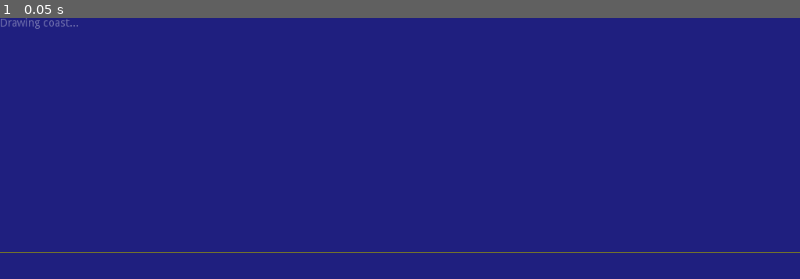
Above: before the commit, frame 1.
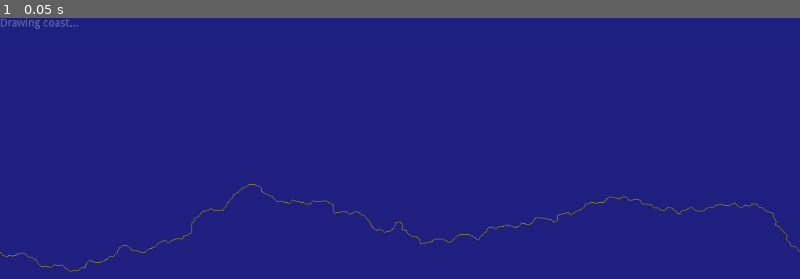
Above: after the commit, the same moment.

Repository: MichaelReel/2DMapGen_2023
Game: Godot game, scene res://PixelDrawn/CoastLine.tscn
Two runs of this game, one before a commit and one after it. Both use one fixed random seed, a clock stepped at 60 frames per second and the inputs below. This scene is started directly instead of the project's main scene.
Inputs:
- Up to frame 1 (0.05 s): no input

The runs differ from the first frame. In frame 1, 0.9% of the frame differs, in the area x 0-100%, y 63-98%.

Commit message:
Primitive coast line can now be drawn

Diff:
--- a/PixelDrawn/CoastLine.gd
+++ b/PixelDrawn/CoastLine.gd
@@ -20,7 +20,7 @@
 	func status_text() -> String:
 		return ""
 
-	func update_data_tick(_return_by: float) -> void:
+	func update_data_tick(_return_after: float) -> void:
 		pass
 
 	func update_complete() -> bool:
@@ -76,6 +76,8 @@
 	var _color: Color
 	var _rng: RandomNumberGenerator
 	var _complete: bool
+	var _segment_length: float
+	var _spread: float
 
 	func _init(screen_size: Vector2, color: Color, rng_seed: int) -> void:
 		_coast_points = PoolVector2Array([
@@ -85,6 +87,8 @@
 		_color = color
 		_rng = RandomNumberGenerator.new()
 		_rng.seed = rng_seed
+		_segment_length = 7.0
+		_spread = 0.5
 
 	func status_text() -> String:
 		return "Drawing coast..."
@@ -95,11 +99,25 @@
 		image.unlock()
 		.update_image(image)
 
+	func update_data_tick(return_after: float) -> void:
+		while OS.get_ticks_msec() < return_after and not _complete:
+			var new_coast_points := split_long_path_segments(_coast_points, _segment_length, _rng, _spread)
+			if len(new_coast_points) > len(_coast_points):
+				_coast_points = new_coast_points
+			else:
+				_complete = true
+
+	func update_complete() -> bool:
+		return _complete
+
 	func _draw_coast_segments_on_image(image: Image, color: Color) -> void:
 		for i in range(len(_coast_points) - 1):
 			var a = _coast_points[i]
 			var b = _coast_points[i + 1]
 			draw_line_on_image(image, a, b, color)
+
+	func get_coast_points() -> PoolVector2Array:
+		return _coast_points
 
 
 func _ready() -> void:
@@ -122,8 +140,8 @@
 	# Play the current stage ontop of the previous image
 	var current_stage: Stage = stages[stage_pos]
 	status_label.bbcode_text = current_stage.status_text()
-	var return_by: float = OS.get_ticks_msec() + FRAME_DATA_TIME_MILLIS
-	current_stage.update_data_tick(return_by)
+	var return_after: float = OS.get_ticks_msec() + FRAME_DATA_TIME_MILLIS
+	current_stage.update_data_tick(return_after)
 	current_stage.update_image(image)
 	imageTexture.create_from_image(image)
 	texture = imageTexture
